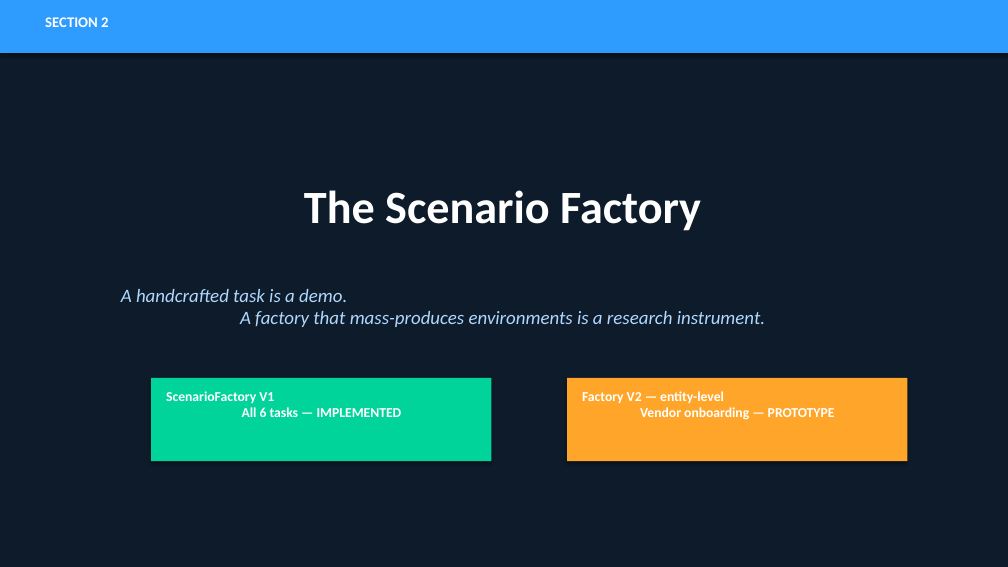
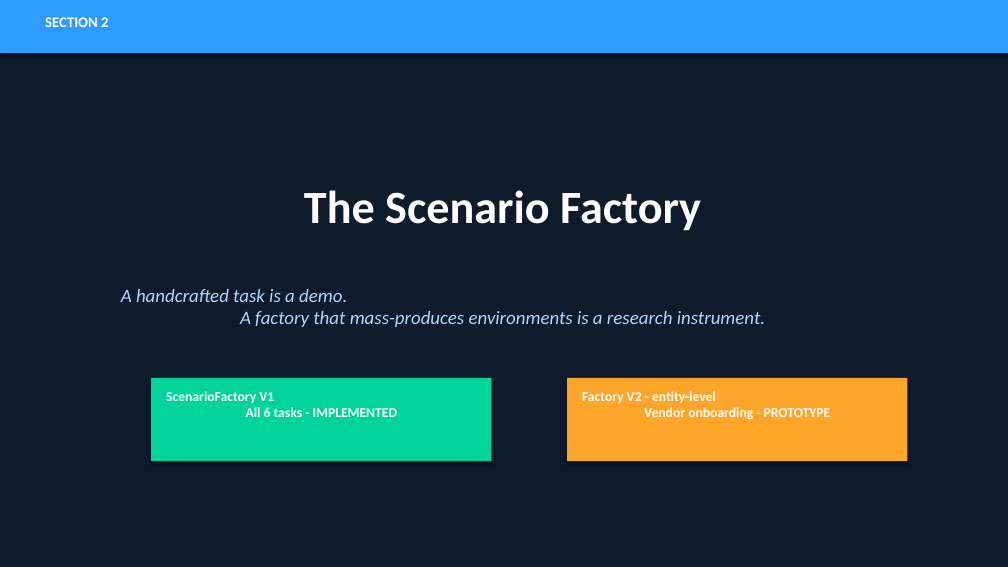
Before and after one commit to Gourang5/enterprise-marl-benchmark, a slide deck: slide 14 of deliverables/enterprise_marl_benchmark.pptx. Drawn at 1008x567 pixels with LibreOffice and Linux fonts; fonts in the diff are those of the drawing. Boxes give left, top, right and bottom in pixels: in the first picture for what was removed or moved away, otherwise in the second. Text is boxed around its words. In the diff, an @@ line names an element or a change of style, - is before the commit and + after.

```diff
--- a/deliverables/enterprise_marl_benchmark.pptx
+++ b/deliverables/enterprise_marl_benchmark.pptx
@@ text at (166, 391, 398, 417): text changed @@
-ScenarioFactory V1
-All 6 tasks — IMPLEMENTED
+ScenarioFactory V1
+All 6 tasks - IMPLEMENTED
@@ text at (582, 391, 831, 420): text changed @@
-Factory V2 — entity-level
-Vendor onboarding — PROTOTYPE
+Factory V2 - entity-level
+Vendor onboarding - PROTOTYPE
```
Also in this commit, not shown: 18 other slides changed, 1 other file.
